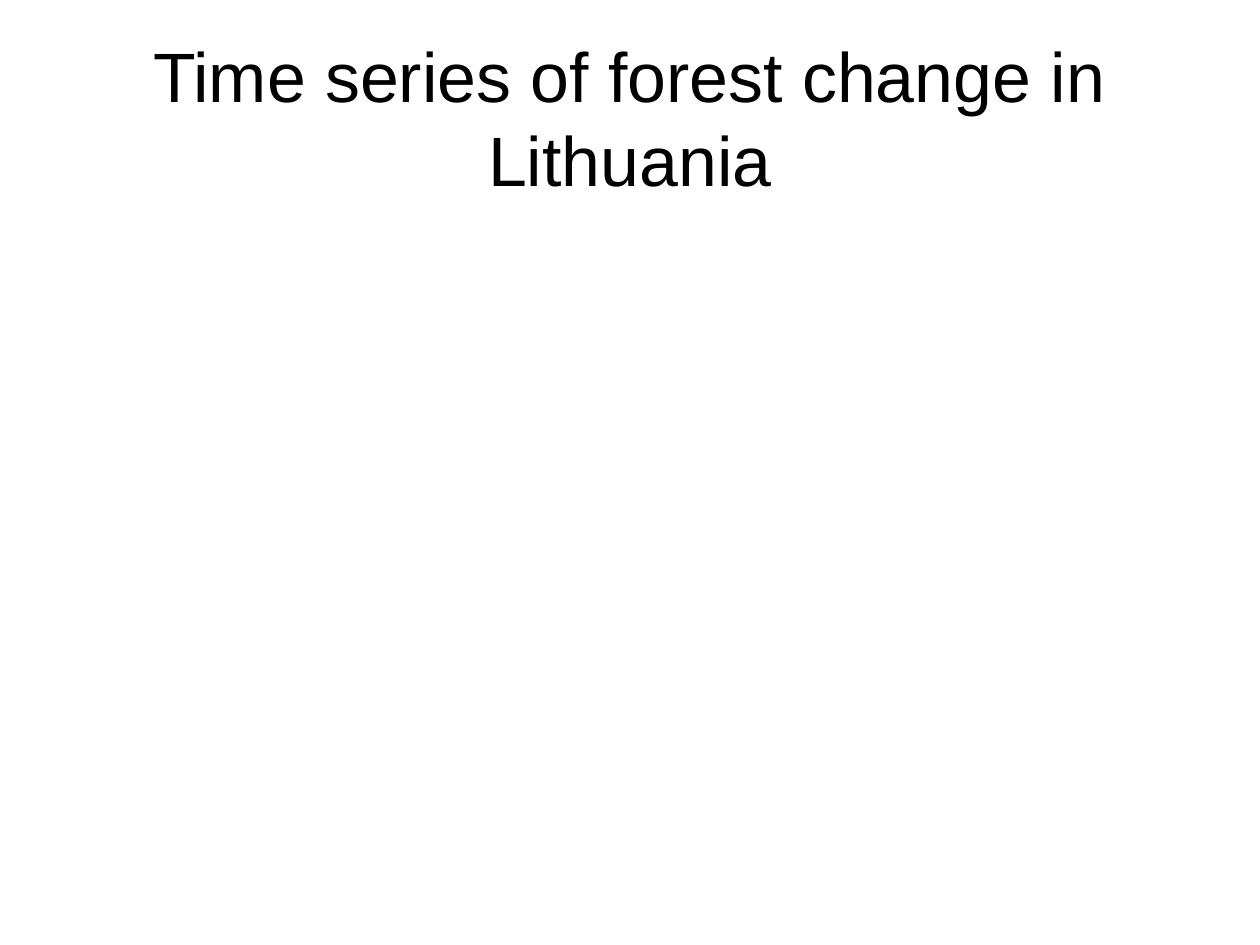
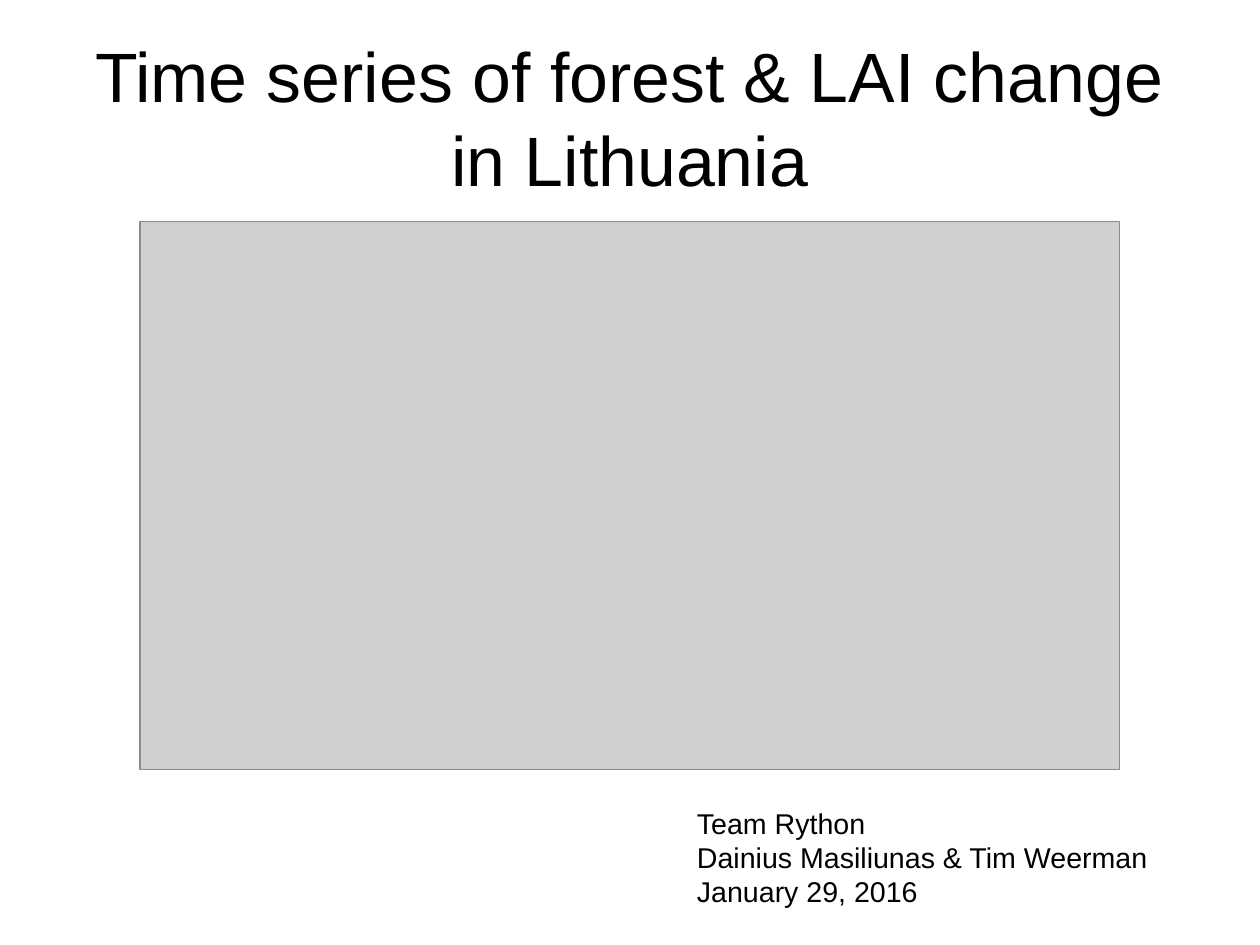
Before and after one commit to GreatEmerald/geoscripting, a slide deck: slide 1 of Project/Presentation/Project presentation.odp. Drawn at 1260x945 pixels with LibreOffice and Linux fonts; fonts in the diff are those of the drawing; grey boxes stand for pictures. Boxes give left, top, right and bottom in pixels: in the first picture for what was removed or moved away, otherwise in the second. Text is boxed around its words. In the diff, an @@ line names an element or a change of style, - is before the commit and + after.

```diff
--- a/Project/Presentation/Project presentation.odp
+++ b/Project/Presentation/Project presentation.odp
@@ title at <box>95,51,1163,187</box>: text changed @@
-Time series of forest change in Lithuania
+Time series of forest & LAI change in Lithuania
@@ picture added at <box>139,221,1119,768</box> @@
@@ text added at <box>697,813,1147,908</box>, 18 pt, text #000000 @@
+Team Rython
+Dainius Masiliunas & Tim Weerman
+January 29, 2016
```
Also in this commit, not shown: 9 slides added, 3 slides removed, 1 other file.
